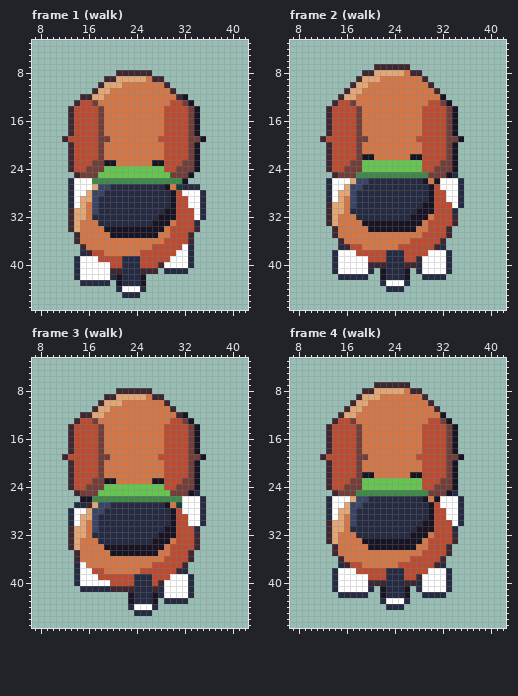
A pixel-art file gets an edit: art/dogs/dog-lady.aseprite. The picture above was drawn from the file before the commit.
48x48 pixels, 24 frames. Shown: frame 1 (walk): x 7..42, y 3..47; frame 2 (walk): x 7..42, y 3..47; frame 3 (walk): x 7..42, y 3..47; frame 4 (walk): x 7..42, y 3..47. The commit also changed other frames, which this record leaves out.
After:
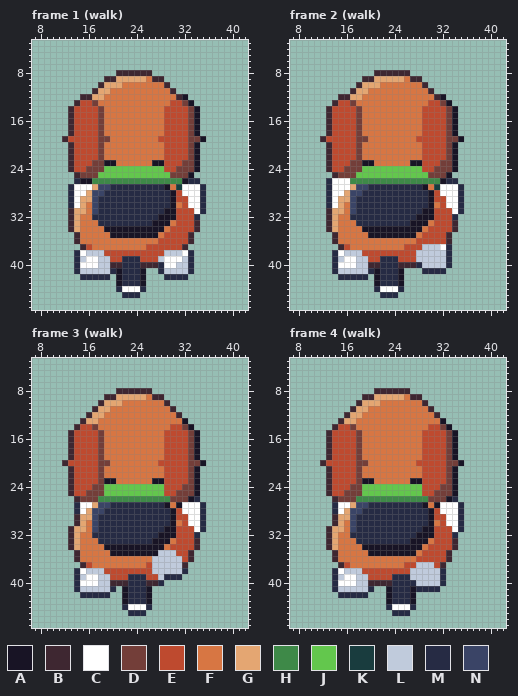
Palette (. is transparent): A #181425  B #3e2731  C #ffffff  D #733e39  E #be4a2f  F #d77643  G #e4a672  H #3e8948  J #63c74d  K #193c3e  L #c0cbdc  M #262b44  N #3a4466
Message: Clarify pack dog gait and reaction recovery
From old to new:
Changed rows in their new state; - is an unchanged pixel.
Frame 1 (walk):
first column x 13:
26 .MAA----------------MM-
27 -------------------CCCM
30 ------------------F----
32 --F------------------M.
33 ---------------------B-
35 ----------------E------
36 ---------------E-------
37 ---E---------E-----B.--
38 -MCLLLEEEEEE----LLL----
39 --L--LL--------LC--L---
40 -----LLBB---BBBM--LL---
41 --LLLLLMA---A..MLLLLM--
42 -.MMMMM.--------MMMM---
43 --.....----------------
Frame 2 (walk):
first column x 16:
 7 -----......-----
 8 ---..BBBBBB..---
 9 --.BB-GGGG-BB.--
10 -.B-GG-------B.-
11 .B-G----------B.
12 B-G------------B
first column x 13:
22 ------FF------FF-------
23 ------AAFFFFFFAA-------
25 -----JJJJJJJJJJJJ----.-
26 ----HHHHHHHHHHHHHHHAMM.
27 ---CG-N---------AFK----
28 --C--N-------------C---
29 ---G-------------------
30 MC--------------M-F-C--
31 ----N----------M-----CM
32 ----M---------M--A---M-
33 -----MMMMMMMMM--AF-----
34 BG----A--------A----EB-
35 -------AAAAAAAA--------
36 -BF-----------F----EB--
37 --BEFF------F---LLLCM--
38 ---LLL----EEE--LLLLL---
39 --L--LL--M--E--LLLLL---
40 -----LL--M--B---LLLL---
41 --LLLLL-AM--A.-.MMMM.--
42 --------AM--A.--....---
43 --------A-MMA.---------
44 --------MCCC-----------
45 ---------MMM-----------
Frame 3 (walk):
first column x 13:
12 --.----------------.--
13 -.BGG------------FFA.-
14 .B--DF----------F--DA.
first column x 12:
19 .B-----F--------F-----A.
20 BE-----D--------E-----DA
23 -----E--------------E---
24 ----E--------------E----
25 -BEE--D----------EE--DA-
26 --BDDD------------DDDAM.
27 ---CC--------------A----
28 -.M---------------------
29 -.B---------------------
30 -.B----------------F----
31 ----------------------CM
32 ---F------------------M-
35 ----------------LLL-----
36 ---------------LLLLL----
37 --.BE---------ELLLLL----
38 ----LLLEEEEEE--LLLLL----
39 ---L--LL---M--E-LMMM..--
40 ------LLBBBM--BBM.....--
41 --MLLLLLM.AM--A.......--
42 ---MMMMM--AM--A.......--
43 ----------AM--A.-....---
44 ----------MC--M.--------
45 -----------M--.---------
Frame 4 (walk):
first column x 13:
 7 --------......--------
 8 ------..BBBBBB..------
 9 -----.BB-GGGG-BB.-----
10 ----.B-GG-------B.----
11 ---.B-G----------B.---
12 --.B-G------------B.--
13 -.BGG------------FFA.-
14 .B--DF----------F--DA.
first column x 12:
19 .B-----F--------F-----A.
20 BE-----D--------E-----DA
22 -------FF------FF-------
23 -----E-AAFFFFFFAA---E---
24 ----E--------------E----
25 -BEE--DJJJJJJJJJJEE--DA-
26 -.BDDDHHHHHHHHHHHHDDDAM.
27 -.M-CG-N---------AFA----
28 -.MC--N-------------C---
29 -.B-G-------------------
30 -.B--------------M-F-C--
31 -----N----------M-----CM
32 -----M---------M--A---M-
33 ------MMMMMMMMM--AF-----
34 -BG----A--------A----EB-
35 --------AAAAAAAA--------
36 --BF-----------F----EB--
37 ---BEFF------F--LLLEB---
38 ----LLL----EEE-LLLLLM.--
39 ---L--LL---E--MLLLLLM.--
40 ------LL---B--MMLLLLM.--
41 ---LLLLL--.A--MA-MMM..--
42 ----------.A--MA-....---
43 ----------.AMM-A--------
44 ------------CCCM--------
45 ------------MMM---------
